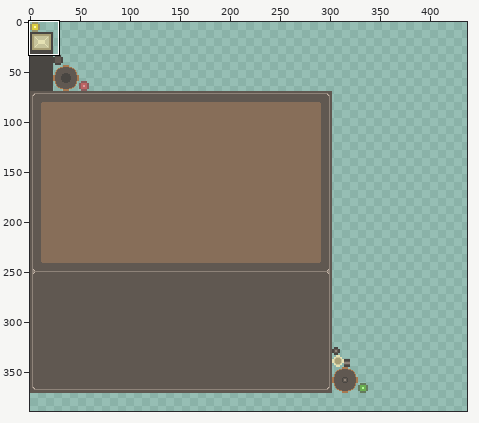
Two states of a sprite sheet, core/assets/pack.png. The picture above shows the old version from afar; the outline marks the close-up.
Close-up. As it was:
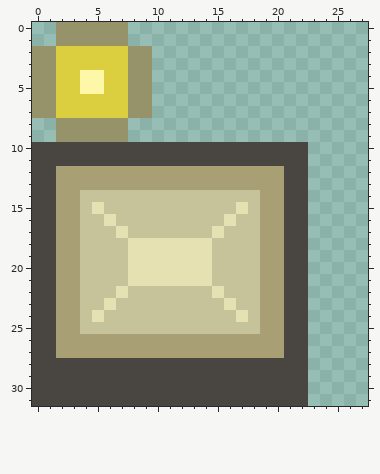
The file is 512x512 pixels. Shown: x 0..27, y 0..31. The wide view leaves out empty margins. The commit also changed other parts of the picture, which this record leaves out.
The result:
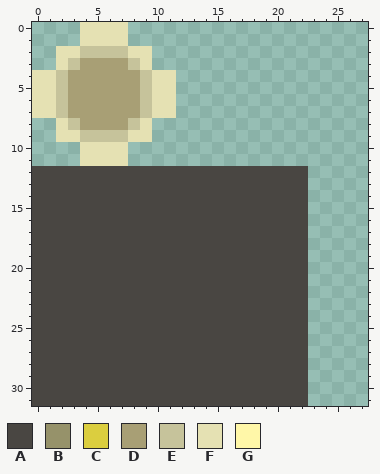
Palette (. is transparent): A #494642  B #96926a  C #dbce3f  D #a89f75  E #c6c39b  F #e5e1b3  G #fff7a8
Edits made:
y 0..1: x 2..7 BBBBBB -> ..FFFF
y 2: x 0..9 BBCCCCCCBB -> ..FFEEEEFF
y 3: x 0..9 BBCCCCCCBB -> ..FEDDDDEF
y 4..5: x 0..11 BBCCGGCCBB.. -> FFEDDDDDDEFF
y 6..7: x 0..11 BBCCCCCCBB.. -> FFEDDDDDDEFF
y 8: x 2..9 BBBBBB.. -> FEDDDDEF
y 9: x 2..9 BBBBBB.. -> FFEEEEFF
y 10..11: x 0..22 AAAAAAAAAAAAAAAAAAAAAAA -> ....FFFF...............
y 12..13: x 2..20 DDDDDDDDDDDDDDDDDDD -> AAAAAAAAAAAAAAAAAAA
y 14: x 2..20 DDEEEEEEEEEEEEEEEDD -> AAAAAAAAAAAAAAAAAAA
y 15: x 2..20 DDEFEEEEEEEEEEEFEDD -> AAAAAAAAAAAAAAAAAAA
y 16: x 2..20 DDEEFEEEEEEEEEFEEDD -> AAAAAAAAAAAAAAAAAAA
y 17: x 2..20 DDEEEFEEEEEEEFEEEDD -> AAAAAAAAAAAAAAAAAAA
y 18..21: x 2..20 DDEEEEFFFFFFFEEEEDD -> AAAAAAAAAAAAAAAAAAA
y 22: x 2..20 DDEEEFEEEEEEEFEEEDD -> AAAAAAAAAAAAAAAAAAA
y 23: x 2..20 DDEEFEEEEEEEEEFEEDD -> AAAAAAAAAAAAAAAAAAA
y 24: x 2..20 DDEFEEEEEEEEEEEFEDD -> AAAAAAAAAAAAAAAAAAA
y 25: x 2..20 DDEEEEEEEEEEEEEEEDD -> AAAAAAAAAAAAAAAAAAA
y 26..27: x 2..20 DDDDDDDDDDDDDDDDDDD -> AAAAAAAAAAAAAAAAAAA
Pixel boxes of the changes (left, top, right, bottom) in both close-ups:
changed: (32, 22, 308, 358)
